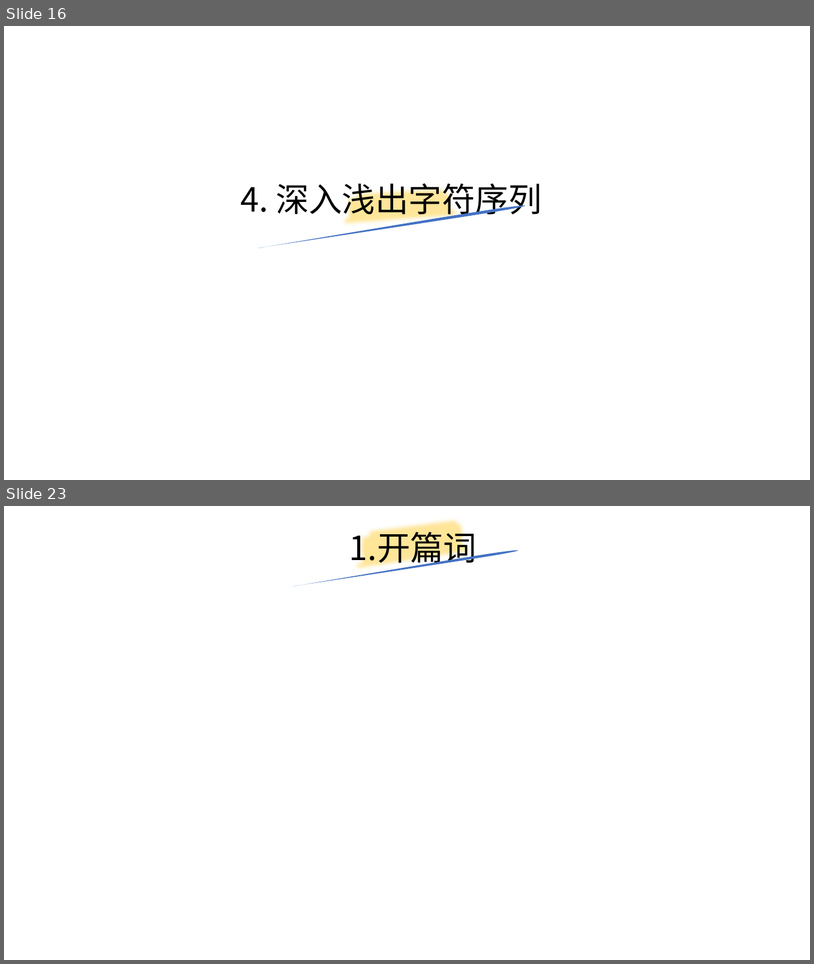
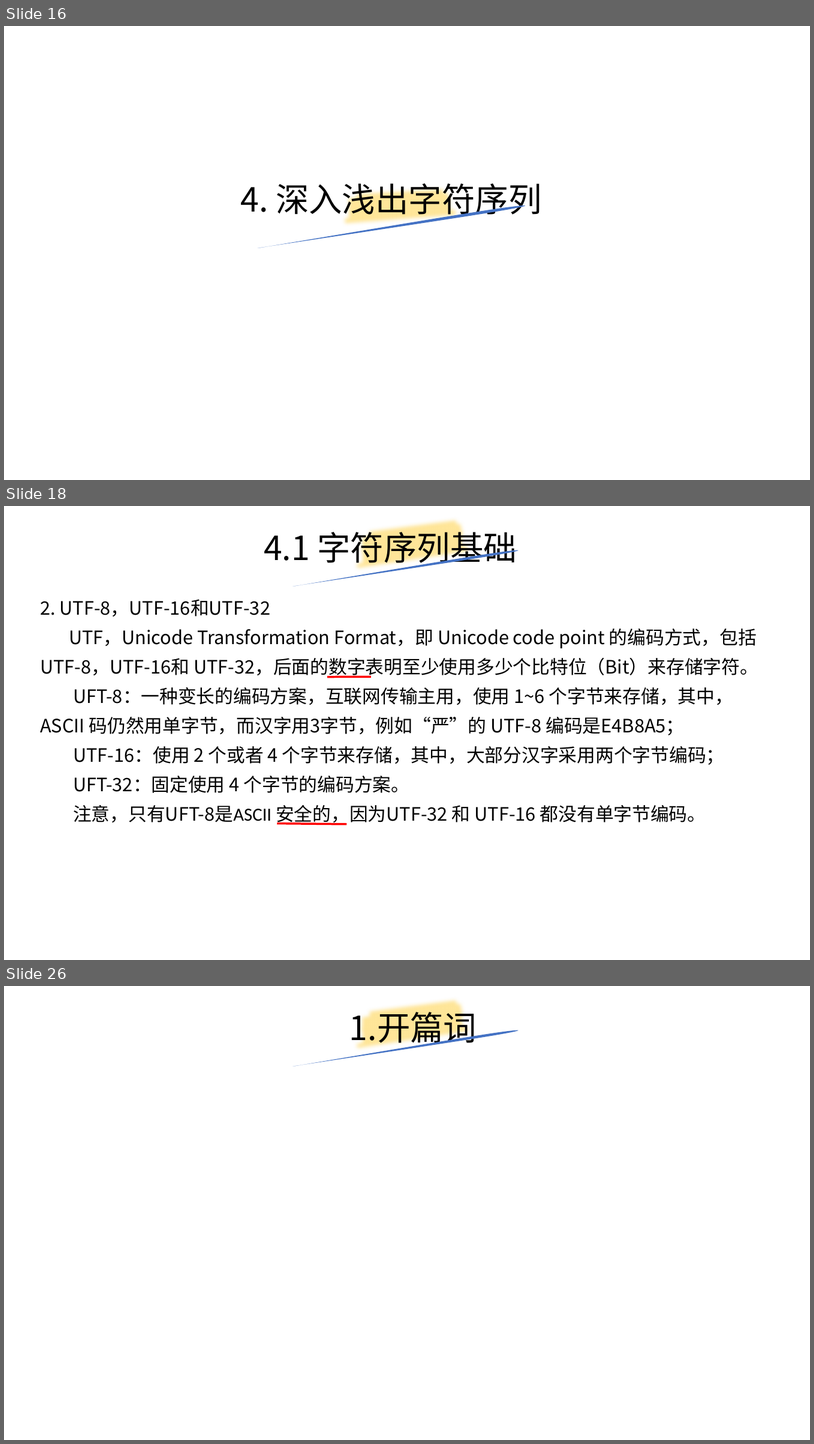
Before and after one commit to yiwenliu/CorePython, a slide deck: PPT/CorePython.pptx. Shown one above the other, each under a label of ours: slides 16 and 23 before the commit, slides 16, 18 and 26 after it; the slides between them are not shown. The pictures are 814x964 and 814x1444 pixels, drawn with LibreOffice and Linux fonts; fonts in the diff are those of the drawing. Boxes give left, top, right and bottom in pixels: in the first picture for what was removed or moved away, otherwise in the second. Text is boxed around its words. In the diff, an @@ line names an element or a change of style, - is before the commit and + after.

```diff
--- a/PPT/CorePython.pptx
+++ b/PPT/CorePython.pptx
@@ slide 18 added at [4,506,810,960], background #FFFFFF @@
@@ freeform shape added at [353,506,476,586], outline #FFE699 16 pt @@
@@ title added at [264,526,518,568], 39.6 pt, text #000000 @@
+4.1 字符序列基础
@@ freeform shape added at [292,549,519,586], fill #4472C4 @@
@@ text added at [40,599,759,825], 22 pt, text #000000 @@
+2. UTF-8，UTF-16和UTF-32
+UTF，Unicode Transformation Format，即 Unicode code point 的编码方式，包括 UTF-8，UTF-16和 UTF-32，后面的数字表明至少使用多少个比特位（Bit）来存储字符。
+UFT-8：一种变长的编码方案，互联网传输主用，使用 1~6 个字节来存储，其中，ASCII 码仍然用单字节，而汉字用3字节，例如“严”的 UTF-8 编码是E4B8A5；
+UTF-16：使用 2 个或者 4 个字节来存储，其中，大部分汉字采用两个字节编码；
+UFT-32：固定使用 4 个字节的编码方案。
+注意，只有UFT-8是ASCII 安全的，因为UTF-32 和 UTF-16 都没有单字节编码。
@@ line added from (327, 676) to (371, 676), #FF0000 2.5 pt @@
@@ line added from (278, 823) to (347, 824), #FF0000 2.5 pt @@
@@ what was slide 23 is now slide 26 @@
```
Also in this commit, not shown: 5 slides changed, 3 other slides added, 1 slide removed, 1 other file.
